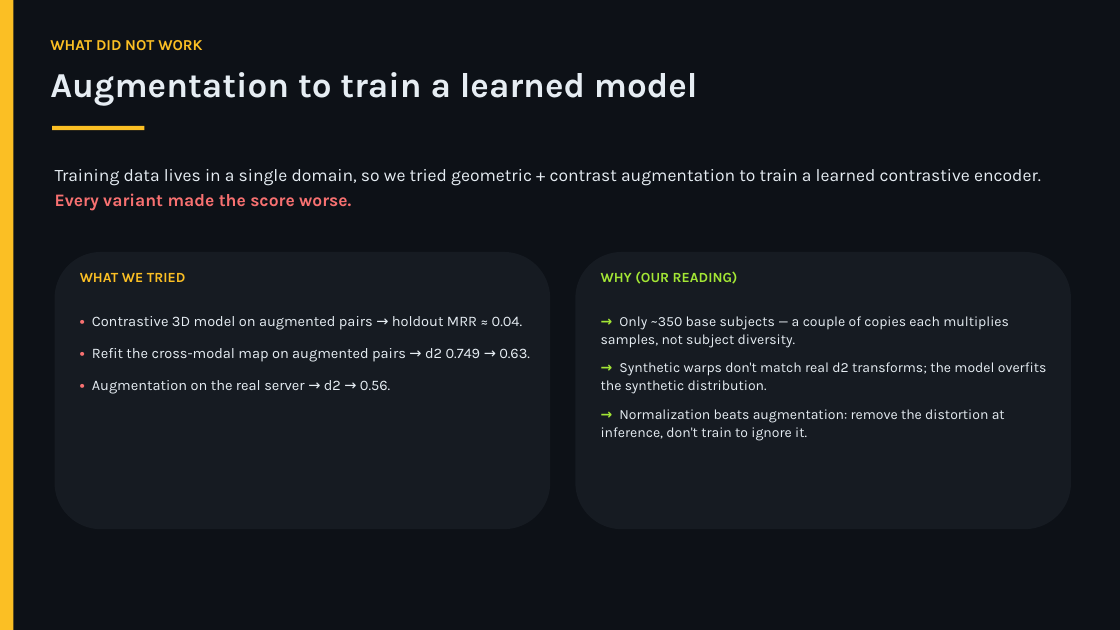
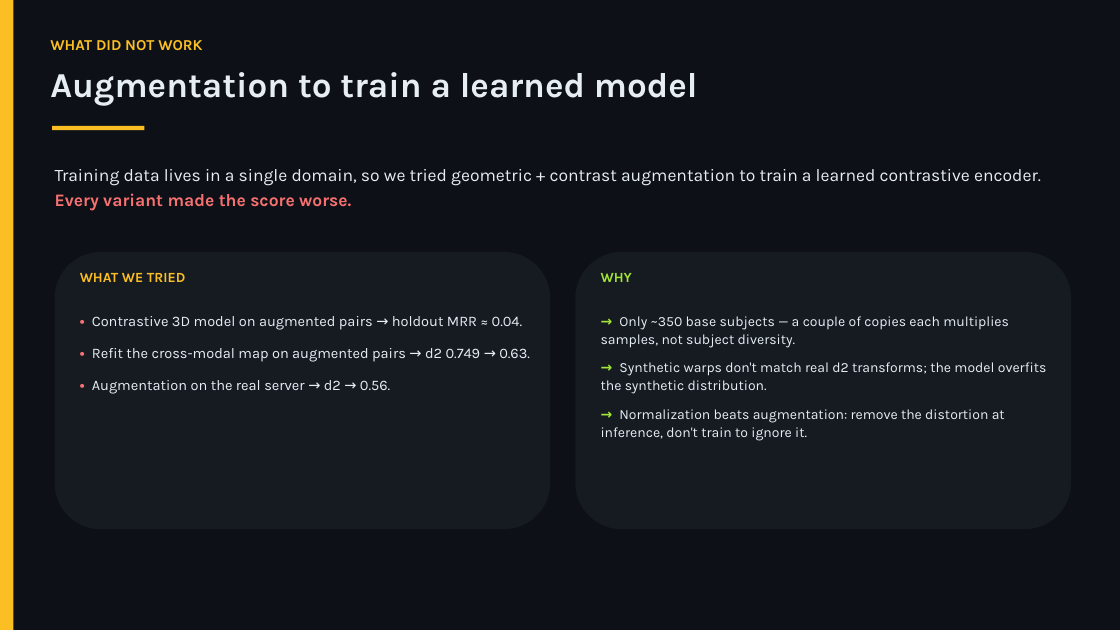
Before and after one commit to european-hackathon-league/paris-undeterministic-tornado, a slide deck: slide 5 of EHL_Paris_Medical_Retrieval.pptx. Drawn at 1120x630 pixels with LibreOffice and Linux fonts; fonts in the diff are those of the drawing. Boxes give left, top, right and bottom in pixels: in the first picture for what was removed or moved away, otherwise in the second. Text is boxed around its words. In the diff, an @@ line names an element or a change of style, - is before the commit and + after.

```diff
--- a/EHL_Paris_Medical_Retrieval.pptx
+++ b/EHL_Paris_Medical_Retrieval.pptx
@@ text at [601, 273, 632, 282]: text changed @@
-WHY (OUR READING)
+WHY
```
Also in this commit, not shown: 2 other slides changed, 1 other file.
